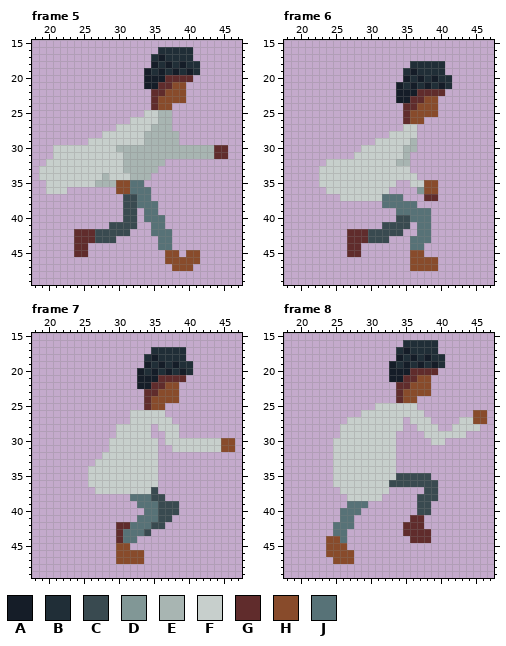
Pixel-art file: Assets/Sprites/Player/mc_running.aseprite. This is how it looked before the edit.
64x64 pixels, 8 frames. Shown: frame 5: x 18..47, y 15..49; frame 6: x 18..47, y 15..49; frame 7: x 18..47, y 15..49; frame 8: x 18..47, y 15..49. The commit also changed other frames, which this record leaves out.
Palette (. is transparent): A #151d28  B #202e37  C #394a50  D #819796  E #a8b5b2  F #c7cfcc  G #602c2c  H #884b2b  J #577277
Once edited:
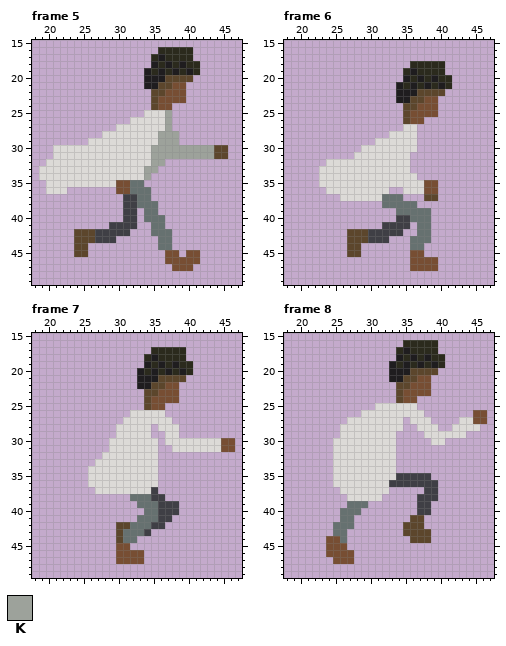
Colours new in this view: K #9da29b
Change:
Colour A changes from #151d28 to #1f1d1f.
Colour B changes from #202e37 to #2b2a1d.
Colour C changes from #394a50 to #3f3f45.
Colour F changes from #c7cfcc to #dcdad7.
Colour G changes from #602c2c to #5c462c.
Colour H changes from #884b2b to #774e33.
Colour J changes from #577277 to #667170.
Frame 5, layers "Coat Front", "Body Front", "Arm Back":
Colour E becomes colour F in rows 25 to 26 at x 36; in row 27 at x 35 to 36; in rows 28 to 29 at x 34 to 35; in row 30 at x 30 to 34; in rows 31 to 32 at x 31 to 34; in row 33 at x 31 to 33.
Colour E becomes colour F in row 34 at x 28 and 32 to 33; in row 35 at x 27 to 29.
Colour E becomes colour K in rows 25 to 27 at x 37; in rows 28 to 29 at x 36 to 38; in rows 30 to 31 at x 35 to 43; in row 32 at x 35 to 36; in row 33 at x 34 to 35; in row 34 at x 34.
Frame 6, layers "Arm front", "Body Front":
The author put colour F in row 35 at x 34 to 35; in row 36 at x 35 to 36.
Colour D becomes colour F in row 36 at x 37.
Colour E becomes colour F in row 29 at x 36; in row 30 at x 35 to 36; in row 31 at x 35; in row 32 at x 34 to 35.
Frame 7, layer "Coat Front":
The author put colour F in row 27 at x 31.
Where, in picture pixels (left, top, right, bottom), the same in both pictures:
changed: (39, 47, 228, 271)
changed: (319, 61, 452, 271)
changed: (88, 347, 235, 564)
changed: (326, 340, 487, 564)
